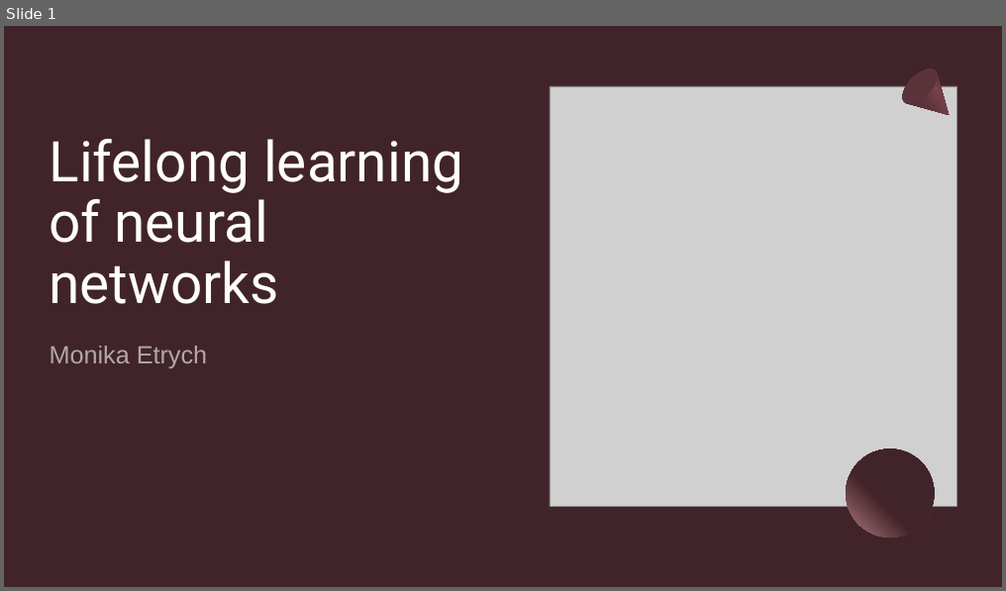
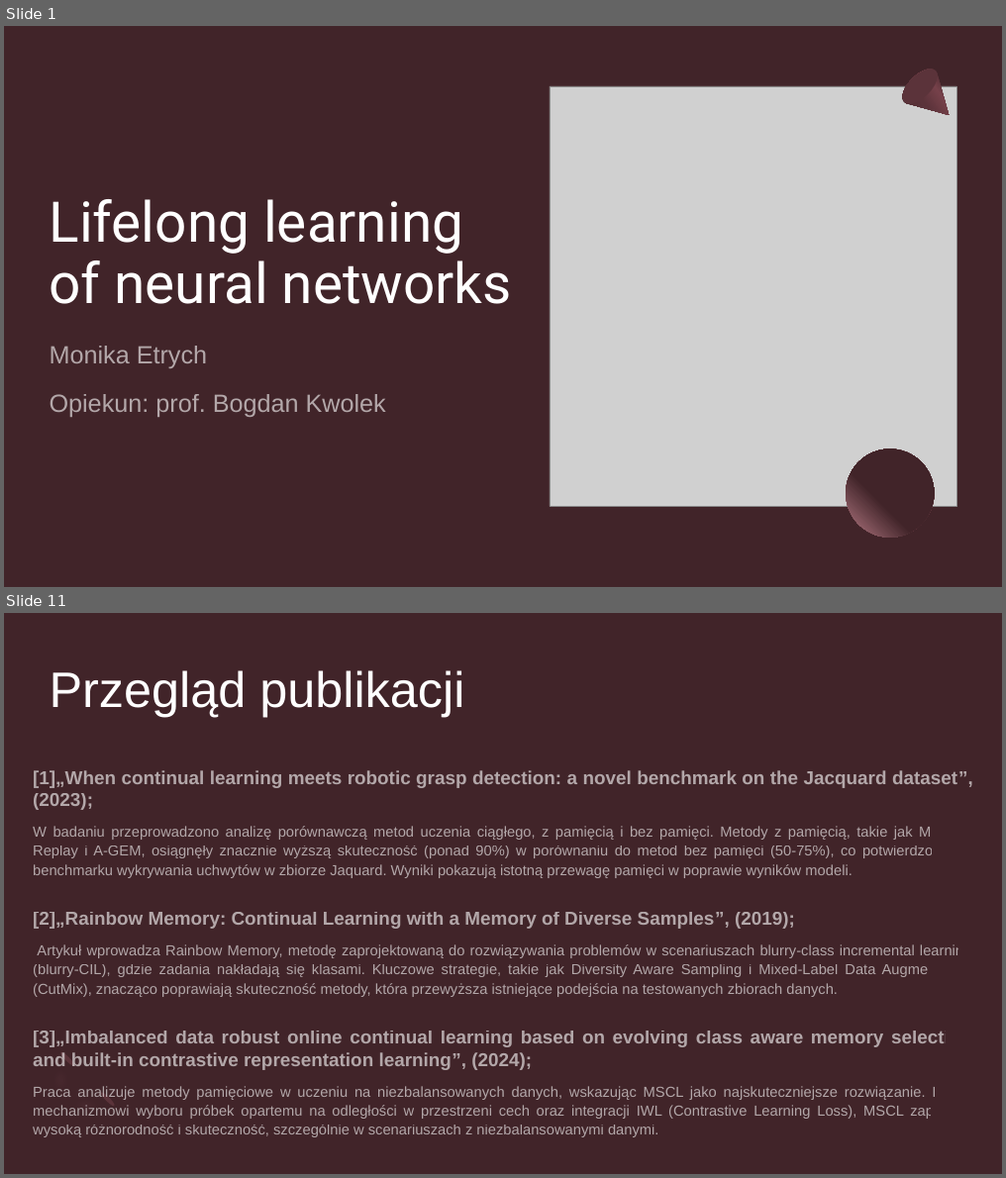
Before and after one commit to Mon4/lifelong-learning, a slide deck: pracownia/Etrych.pptx. Shown one above the other, each under a label of ours: slide 1 before the commit, slides 1 and 11 after it; the slides between them are not shown. The pictures are 1006x591 and 1006x1178 pixels, drawn with LibreOffice and Linux fonts; fonts in the diff are those of the drawing; grey boxes stand for pictures. Boxes give left, top, right and bottom in pixels: in the first picture for what was removed or moved away, otherwise in the second. Text is boxed around its words. In the diff, an @@ line names an element or a change of style, - is before the commit and + after.

```diff
--- a/pracownia/Etrych.pptx
+++ b/pracownia/Etrych.pptx
@@ slide 11 added at (x1=4, y1=613, x2=1002, y2=1174), background #412429 @@
@@ title added at (x1=50, y1=670, x2=464, y2=717), 48 pt, text #FFFFFF @@
+Przegląd publikacji
@@ text added at (x1=33, y1=770, x2=973, y2=1138), 14 pt, text #FFFFFF at 60% opacity @@
+[1]„When continual learning meets robotic grasp detection: a novel benchmark on the Jacquard dataset”, (2023);
+W badaniu przeprowadzono analizę porównawczą metod uczenia ciągłego, z pamięcią i bez pamięci. Metody z pamięcią, takie jak Memory Replay i A-GEM, osiągnęły znacznie wyższą skuteczność (ponad 90%) w porównaniu do metod bez pamięci (50-75%), co potwierdzono na benchmarku wykrywania uchwytów w zbiorze Jaquard. Wyniki pokazują istotną przewagę pamięci w poprawie wyników modeli.
+[2]„Rainbow Memory: Continual Learning with a Memory of Diverse Samples”, (2019);
+Artykuł wprowadza Rainbow Memory, metodę zaprojektowaną do rozwiązywania problemów w scenariuszach blurry-class incremental learning (blurry-CIL), gdzie zadania nakładają się klasami. Kluczowe strategie, takie jak Diversity Aware Sampling i Mixed-Label Data Augmentation (CutMix), znacząco poprawiają skuteczność metody, która przewyższa istniejące podejścia na testowanych zbiorach danych.
+[3]„Imbalanced data robust online continual learning based on evolving class aware memory selection and built-in contrastive representation learning”, (2024);
+Praca analizuje metody pamięciowe w uczeniu na niezbalansowanych danych, wskazując MSCL jako najskuteczniejsze rozwiązanie. Dzięki mechanizmowi wyboru próbek opartemu na odległości w przestrzeni cech oraz integracji IWL (Contrastive Learning Loss), MSCL zapewnia wysoką różnorodność i skuteczność, szczególnie w scenariuszach z niezbalansowanymi danymi.
@@ freeform shape added at (x1=34, y1=1049, x2=118, y2=1133), fill #B67B86 at 20% opacity @@
@@ ellipse added at (x1=59, y1=1051, x2=76, y2=1067), fill #5B333A @@
@@ ellipse added at (x1=99, y1=1091, x2=116, y2=1108), fill #5B333A @@
@@ slide 1 changed as well @@
@@ title "Lifelong learning of neural networks" rewrapped from (x1=50, y1=139, x2=463, y2=304) to (x1=50, y1=199, x2=512, y2=304) @@
@@ subtitle at (x1=50, y1=394, x2=386, y2=417): paragraph added @@
+Opiekun: prof. Bogdan Kwolek
```
Also in this commit, not shown: 3 other slides changed, 7 other slides added, 5 slides removed, 3 other files.
